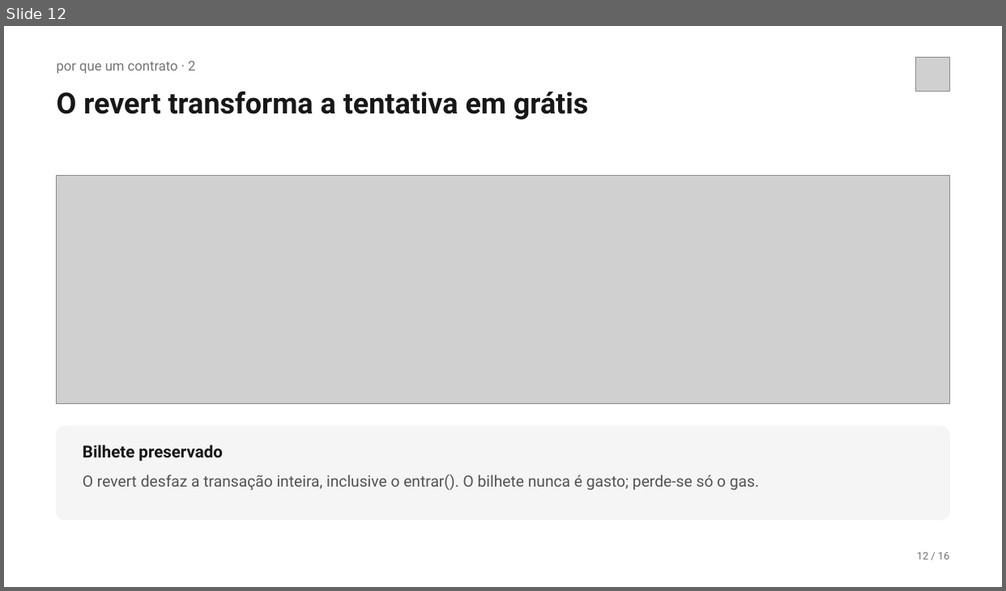
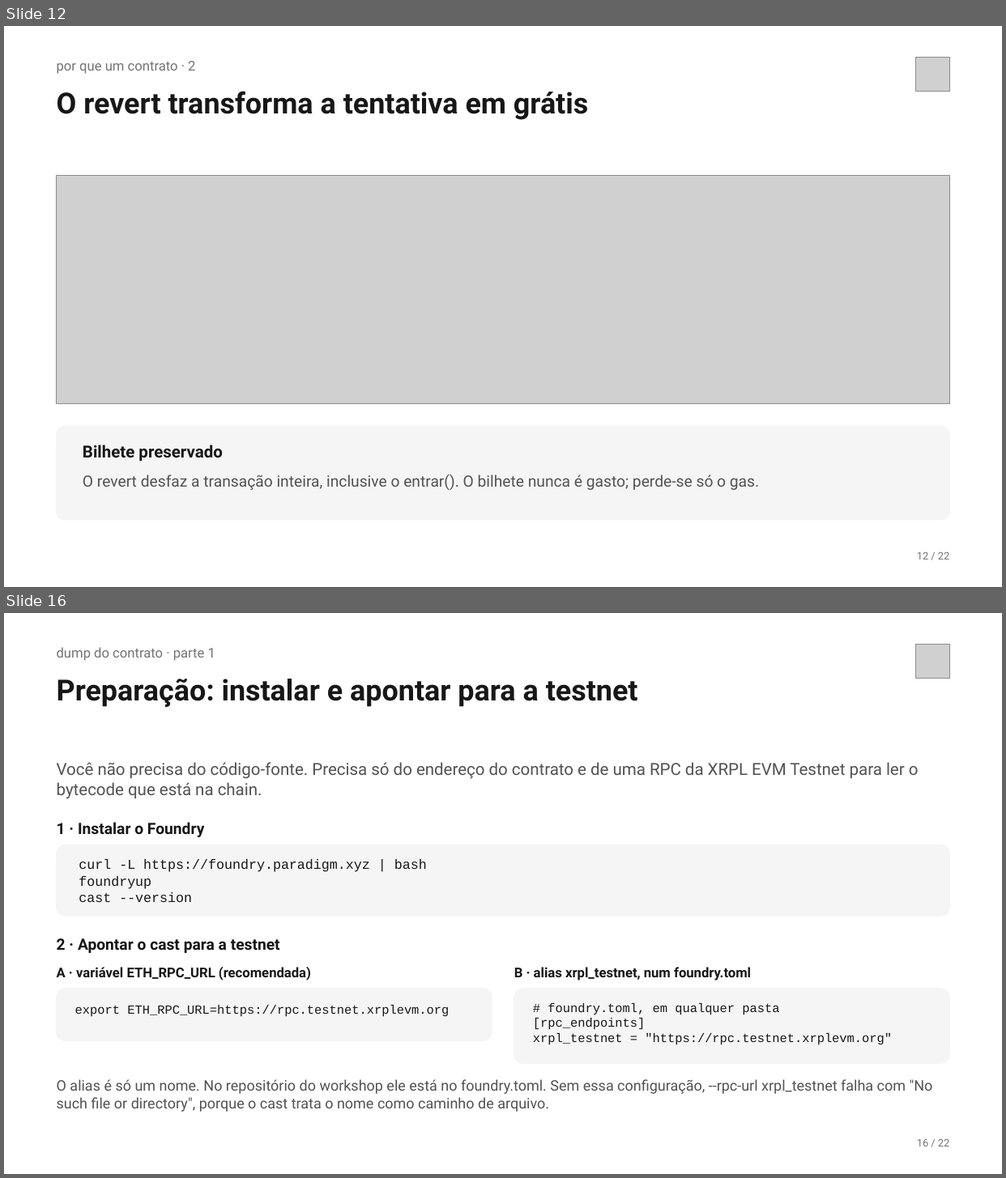
Before and after one commit to kiyochii/polichainworkshop, a slide deck: apresentacao/Ataque-Sorteio-Testnet.pptx. Shown one above the other, each under a label of ours: slide 12 before the commit, slides 12 and 16 after it; the slides between them are not shown. The pictures are 1006x591 and 1006x1178 pixels, drawn with LibreOffice and Linux fonts; fonts in the diff are those of the drawing; grey boxes stand for pictures. Boxes give left, top, right and bottom in pixels: in the first picture for what was removed or moved away, otherwise in the second. Text is boxed around its words. In the diff, an @@ line names an element or a change of style, - is before the commit and + after.

Commit message:
Update pptx

```diff
--- a/apresentacao/Ataque-Sorteio-Testnet.pptx
+++ b/apresentacao/Ataque-Sorteio-Testnet.pptx
@@ slide 16 added at (4,613,1002,1174), background #FFFFFF @@
@@ text added at (57,647,215,661), 13 pt, text #737373 @@
+dump do contrato · parte 1
@@ picture added at (916,645,949,678) @@
@@ text added at (57,679,638,707), 28 pt, text #171717, bold @@
+Preparação: instalar e apontar para a testnet
@@ text added at (57,762,918,799), 16 pt, text #525252 @@
+Você não precisa do código-fonte. Precisa só do endereço do contrato e de uma RPC da XRPL EVM Testnet para ler o bytecode que está na chain.
@@ text added at (57,822,204,837), 15 pt, text #171717, bold @@
+1 · Instalar o Foundry
@@ rounded rectangle added at (57,845,949,916), fill #F5F5F5, outline #F5F5F5 1 pt @@
@@ text added at (79,859,427,902), 13 pt, text #171717 @@
+curl -L https://foundry.paradigm.xyz | bash
+foundryup
+cast --version
@@ text added at (57,939,280,953), 15 pt, text #171717, bold @@
+2 · Apontar o cast para a testnet
@@ text added at (57,967,311,981), 13 pt, text #171717, bold @@
+A · variável ETH_RPC_URL (recomendada)
@@ text added at (514,967,751,981), 13 pt, text #171717, bold @@
+B · alias xrpl_testnet, num foundry.toml
@@ rounded rectangle added at (57,989,492,1041), fill #F5F5F5, outline #F5F5F5 1 pt @@
@@ rounded rectangle added at (514,989,950,1063), fill #F5F5F5, outline #F5F5F5 1 pt @@
@@ text added at (75,1005,449,1017), 12 pt, text #171717 @@
+export ETH_RPC_URL=https://rpc.testnet.xrplevm.org
@@ text added at (533,1003,892,1046), 12 pt, text #171717 @@
+# foundry.toml, em qualquer pasta
+[rpc_endpoints]
+xrpl_testnet = "https://rpc.testnet.xrplevm.org"
@@ text added at (57,1080,933,1112), 14 pt, text #525252 @@
+O alias é só um nome. No repositório do workshop ele está no foundry.toml. Sem essa configuração, --rpc-url xrpl_testnet falha com "No such file or directory", porque o cast trata o nome como caminho de arquivo.
@@ text added at (917,1139,949,1147), 10 pt, text #737373 @@
+16 / 22
@@ slide 12 changed as well @@
@@ text at (917,552,949,560): text changed @@
-12 / 16
+12 / 22
```
Also in this commit, not shown: 15 other slides changed, 5 other slides added.
